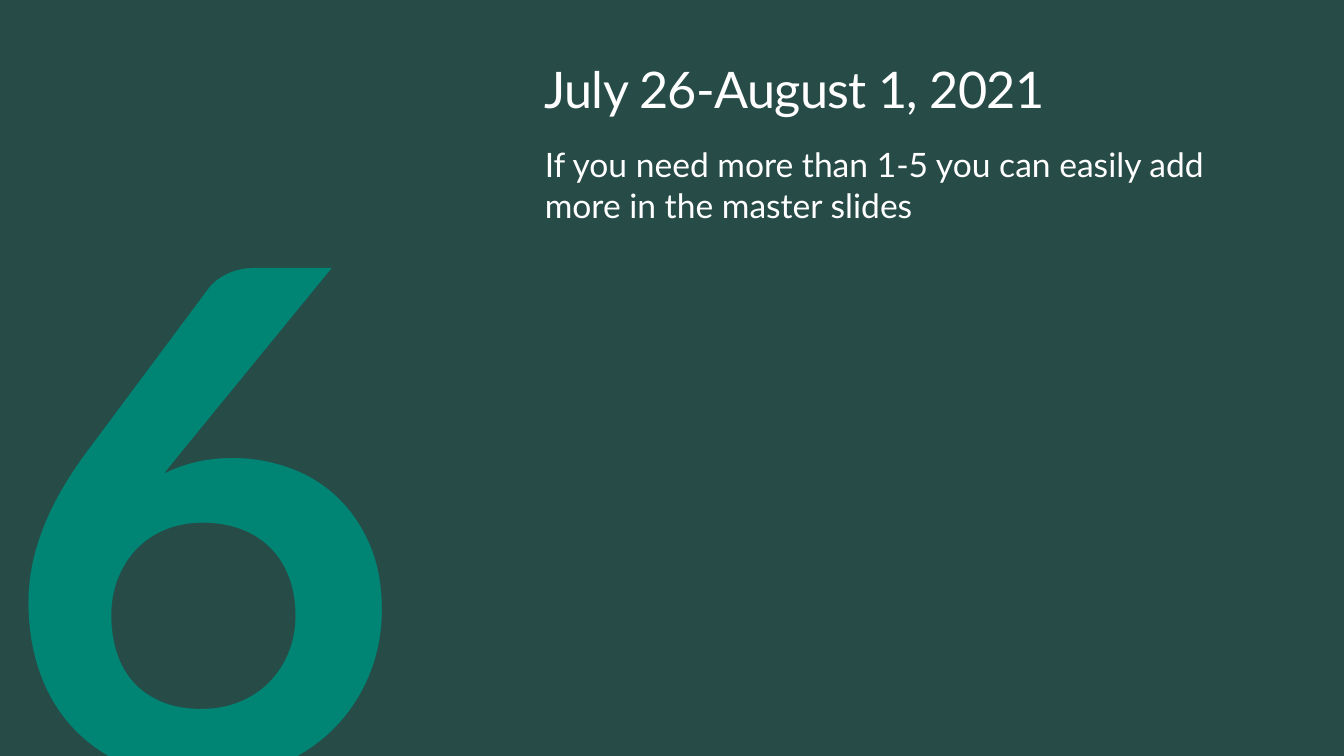
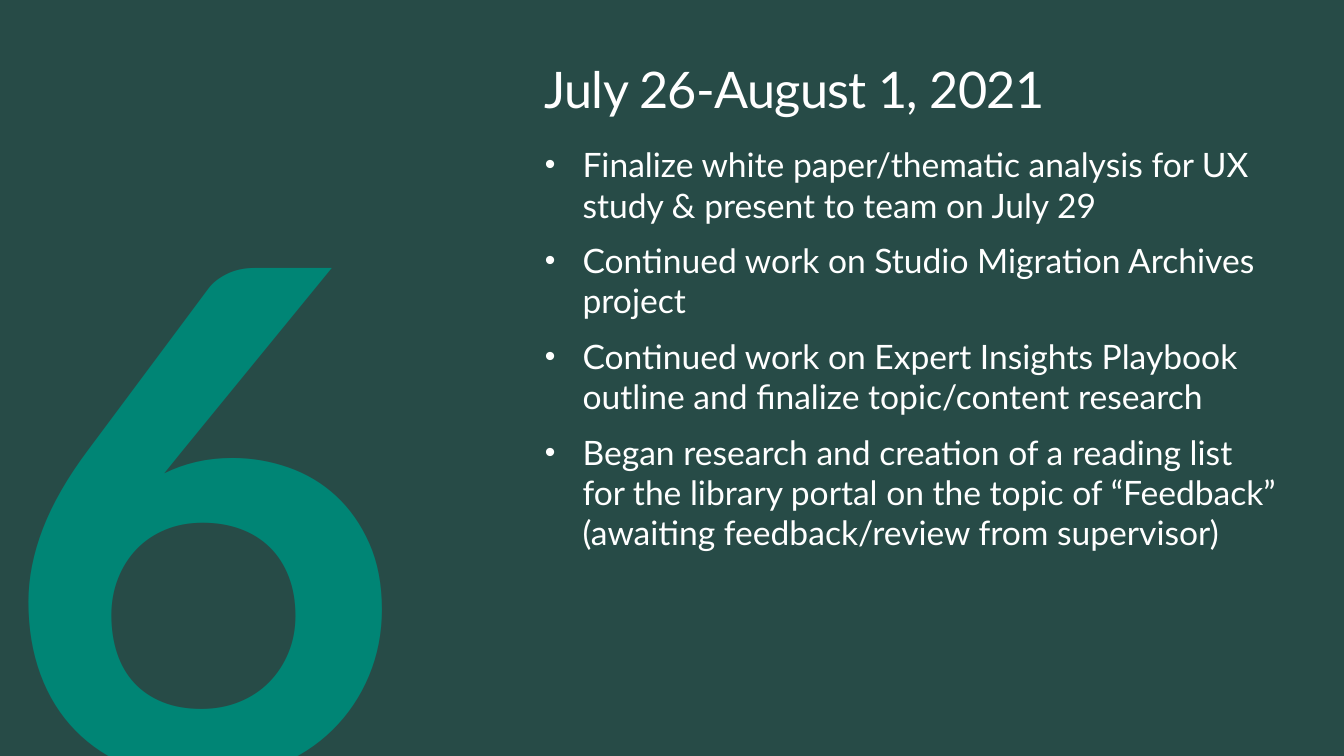
Before and after one commit to ewhinihan/dfw_mslibrary, a slide deck: slide 14 of DFW_MSLibraryArchives_WeeklyLearnings.pptx. Drawn at 1344x756 pixels with LibreOffice and Linux fonts; fonts in the diff are those of the drawing; background and template pictures are left out. Boxes give left, top, right and bottom in pixels: in the first picture for what was removed or moved away, otherwise in the second. Text is boxed around its words. In the diff, an @@ line names an element or a change of style, - is before the commit and + after.

```diff
--- a/DFW_MSLibraryArchives_WeeklyLearnings.pptx
+++ b/DFW_MSLibraryArchives_WeeklyLearnings.pptx
@@ text at box(583, 152, 1276, 551): text changed @@
-If you need more than 1-5 you can easily add more in the master slides
+• Finalize white paper/thematic analysis for UX study & present to team on July 29
+• Continued work on Studio Migration Archives project
+• Continued work on Expert Insights Playbook outline and finalize topic/content research
+• Began research and creation of a reading list for the library portal on the topic of “Feedback” (awaiting feedback/review from supervisor)
```
Also in this commit, not shown: 1 other slide changed, 1 slide added, 1 slide removed.
